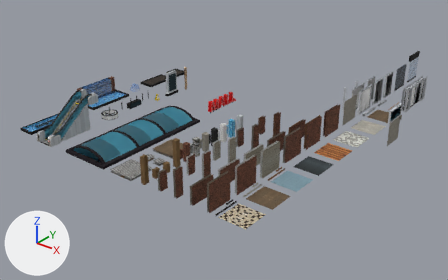
The FBX model Assets/VXR1161/Models/DealStealer-ModelKit.fbx as it was, and as the next commit left it.
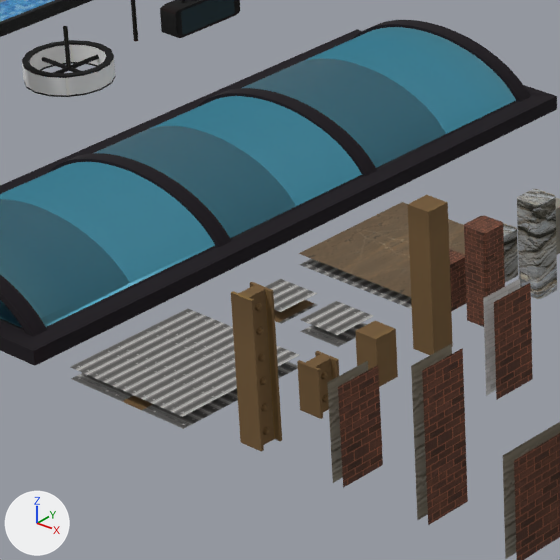
The first picture shows the older version from a 50 mm camera at (26.2, -35.7, 29.9) aimed at (-17.3, 18.7, -3.9). The close-ups show the older and then the newer version on the part from 22% to 45% of the width and 36% to 73% of the height of that picture. Only the edits that show in the close-ups are written down. The axes (+X, +Y, +Z) are drawn at lower left. The lights are the same throughout. Where no turn or scale is listed for an object, it has been applied to the vertices.

The older version as bpy lines, for what is in view:
```python
me_cube_017 = bpy.data.meshes.new('Cube.017')
me_cube_017.from_pydata(...)  # 2115 vertices, 4369 faces; spans x -6.0..0.0, y 0.0..15.0, z -0.3..1.0
# faces by material slot: [3830, 539]
me_cube_017.materials.append(mat_trim_sheet)  # picture img_mall__trim_sheet__png
me_cube_017.materials.append(mat_glass)  # picture img_mall__trim_sheet__png
me_cube_028 = bpy.data.meshes.new('Cube.028')
me_cube_028.from_pydata(...)  # 804 vertices, 1474 faces; spans x -0.52..0.0, y 0.0..0.52, z 0.0..3.0
me_cube_028.materials.append(mat_trim_sheet)  # picture img_mall__trim_sheet__png
me_cube_031 = bpy.data.meshes.new('Cube.031')
me_cube_031.from_pydata(...)  # 1528 vertices, 2939 faces; spans x -3.0..0.0, y 0.0..6.0, z 0.0..2.05
me_cube_031.materials.append(mat_trim_sheet)  # picture img_mall__trim_sheet__png
ob_i_beam = bpy.data.objects.new('I-Beam', me_cube_028)
ob_i_beam.location = (-12.0, 0.0, 0.0)
ob_rock_wall_fountain_base = bpy.data.objects.new('Rock Wall Fountain.Base', me_cube_031)
ob_rock_wall_fountain_base.location = (-30.0, 9.0, 0.0)
ob_skylight = bpy.data.objects.new('Skylight', me_cube_017)
ob_skylight.location = (-18.0, 0.0, 0.0)
# also in view: 'Roof Tile.IBeam' at (-16.0, 4.5, -0.1); 'Wall A.Half' at (-6.1, 1.5, 1.0); 'Wall B.HalfMid' at (-10.1, 4.5, 1.0); 'Support.Brick' at (-12.3, 6.3, 1.0); 'Roof Tile.Small' at (-14.5, 4.5, -0.1)
```
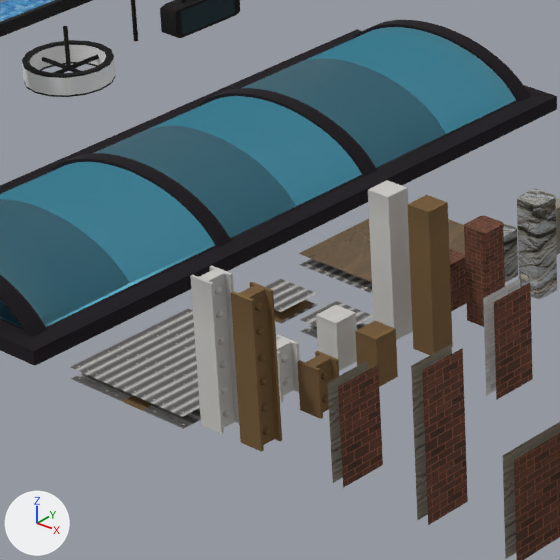
Changed parts and their boxes [x1, y1, x2, y2] in the close-ups (560 x 560 px):
'I-Beam.Steel', added: after [190, 266, 239, 434]
'I-Beam.Solid.Steel', added: after [368, 180, 413, 340]
'I-Beam.Solid.Small.Steel', added: after [316, 305, 357, 371]
'I-Beam.Small.Steel', added: after [276, 335, 300, 402]

What changed in the scene script:
```text
Add me_cube_085:
    me_cube_085.from_pydata(...)  # 804 vertices, 1474 faces; spans x -0.52..0.0, y 0.0..0.52, z 0.0..3.0
    me_cube_085.materials.append(mat_trim_sheet)  # picture img_mall__trim_sheet__png
Add me_cube_087:
    me_cube_087.from_pydata(...)  # 8 vertices, 10 faces; spans x -0.52..0.0, y 0.0..0.52, z 0.0..1.0
    me_cube_087.materials.append(mat_trim_sheet)  # picture img_mall__trim_sheet__png
Add me_cube_086:
    me_cube_086.from_pydata(...)  # 284 vertices, 514 faces; spans x -0.52..0.0, y 0.0..0.52, z 0.0..1.0
    me_cube_086.materials.append(mat_trim_sheet)  # picture img_mall__trim_sheet__png
Add me_cube_088:
    me_cube_088.from_pydata(...)  # 8 vertices, 10 faces; spans x -0.52..0.0, y 0.0..0.52, z 0.0..3.0
    me_cube_088.materials.append(mat_trim_sheet)  # picture img_mall__trim_sheet__png
Add ob_i_beam_steel:
    ob_i_beam_steel = bpy.data.objects.new('I-Beam.Steel', me_cube_085)
    ob_i_beam_steel.location = (-13.0, 0.0, 0.0)
Add ob_i_beam_solid_small_steel:
    ob_i_beam_solid_small_steel = bpy.data.objects.new('I-Beam.Solid.Small.Steel', me_cube_087)
    ob_i_beam_solid_small_steel.location = (-13.0, 3.0, 0.0)
Add ob_i_beam_small_steel:
    ob_i_beam_small_steel = bpy.data.objects.new('I-Beam.Small.Steel', me_cube_086)
    ob_i_beam_small_steel.location = (-13.0, 1.5, 0.0)
Add ob_i_beam_solid_steel:
    ob_i_beam_solid_steel = bpy.data.objects.new('I-Beam.Solid.Steel', me_cube_088)
    ob_i_beam_solid_steel.location = (-13.0, 4.5, 0.0)
```
